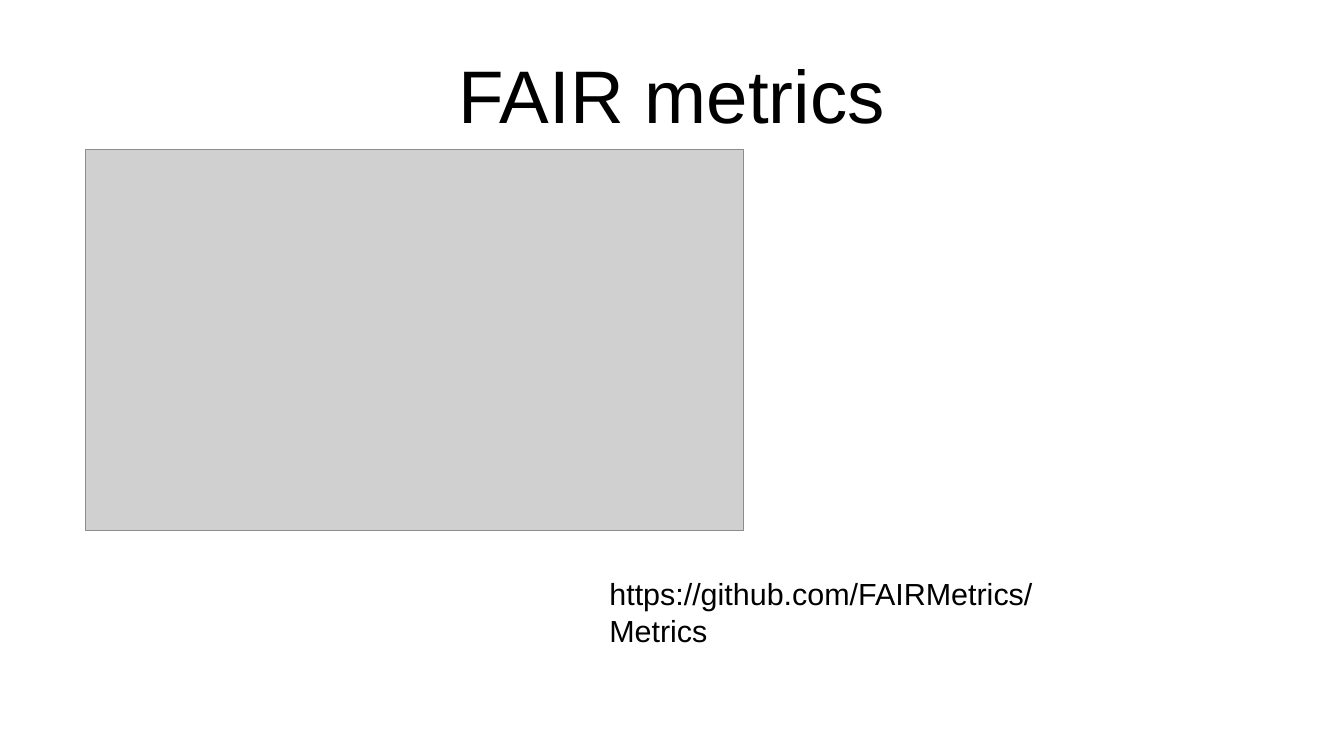
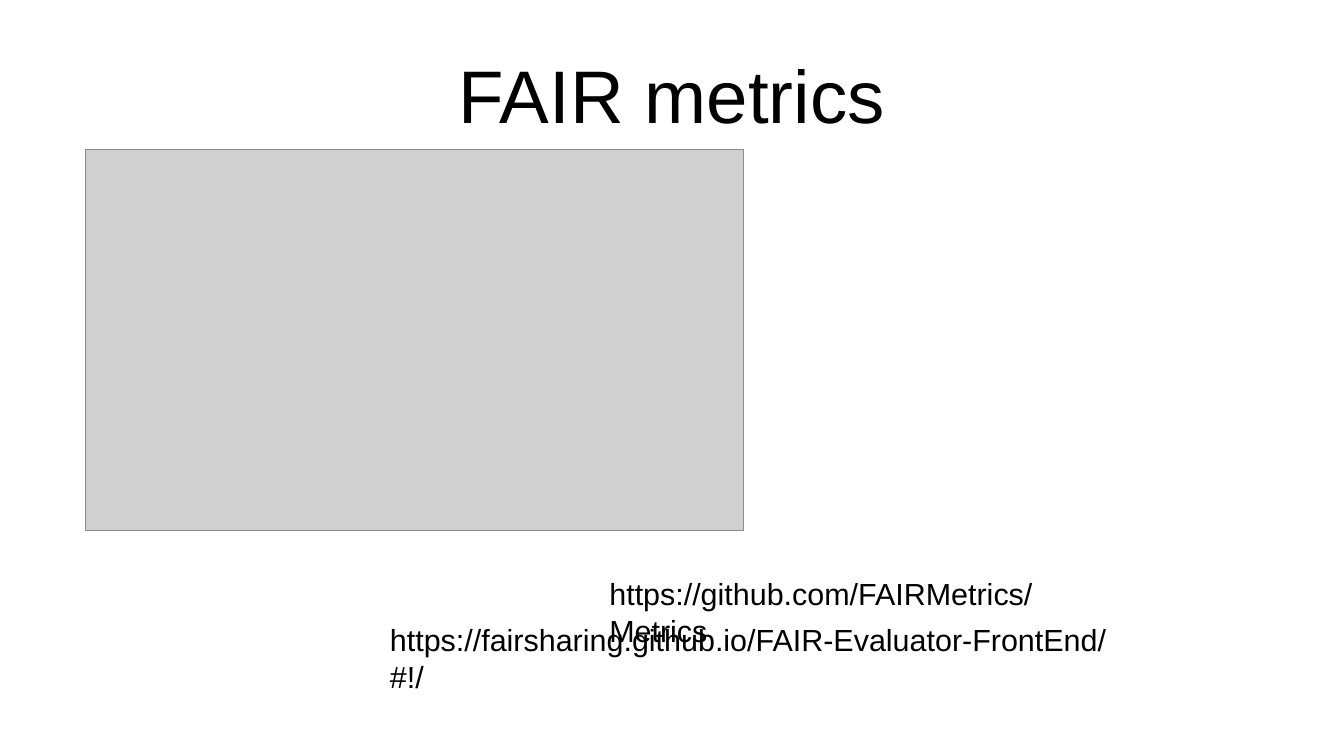
Before and after one commit to mikel-egana-aranguren/MINEGRAPH-MINEGUIDE-FAIR-DMP, a slide deck: slide 14 of doc/FAIR-DMP-kick-off.odp. Drawn at 1344x756 pixels with LibreOffice and Linux fonts; fonts in the diff are those of the drawing; grey boxes stand for pictures; background and template pictures are left out. Boxes give left, top, right and bottom in pixels: in the first picture for what was removed or moved away, otherwise in the second. Text is boxed around its words. In the diff, an @@ line names an element or a change of style, - is before the commit and + after.

```diff
--- a/doc/FAIR-DMP-kick-off.odp
+++ b/doc/FAIR-DMP-kick-off.odp
@@ text added at <box>390,627,1106,657</box>, 18 pt, text #000000 @@
+https://fairsharing.github.io/FAIR-Evaluator-FrontEnd/#!/
```
Also in this commit, not shown: 3 other slides changed.
